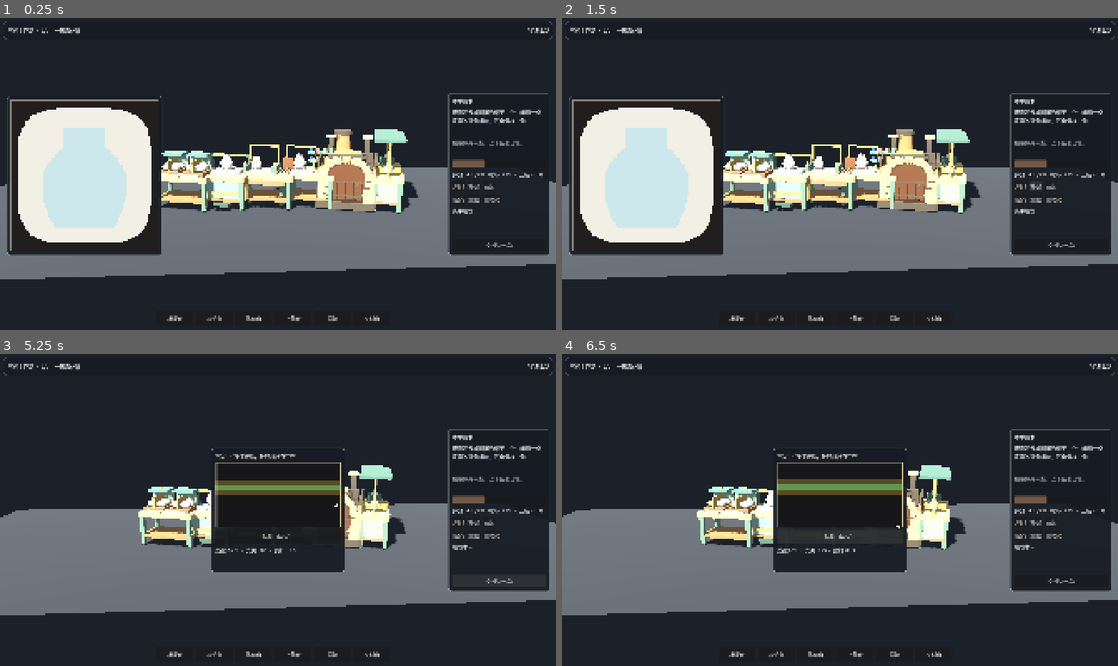
Above: before the commit, frames 1-4 (two rows, left to right).
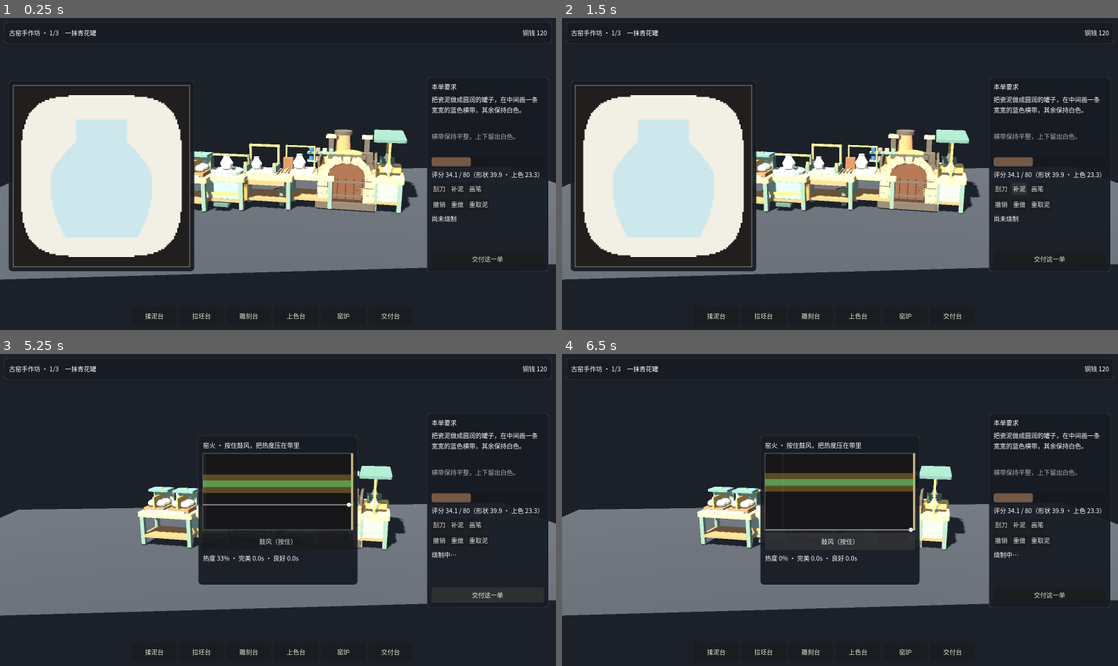
Above: after the commit, the same moments.

Repository: BMC-Gordon0921/Kiln-Day
Game: Godot game, scene res://scenes/boot/Boot.tscn
Two runs of this game, one before a commit and one after it. Both use one fixed random seed, a clock stepped at 60 frames per second and the inputs below.
Inputs:
- Up to frame 1 (0.25 s): no input
- Up to frame 2 (1.5 s): click "刮刀" at 0.5 s; click "补泥" at 1.25 s
- Up to frame 3 (5.25 s): click "画笔" at 2 s; click "撤销" at 2.75 s; click "重做" at 3.5 s; click "重取泥" at 4.25 s; click "交付这一单" at 5 s
- Up to frame 4 (6.5 s): click "鼓风（按住）" at 5.75 s

The runs differ from the first frame. In frame 1, 17% of the frame differs, in the area x 0-100%, y 1-98%; in frame 2, 17%; in frame 3, 11%; in frame 4, 11%.

Commit message:
feat(site): match legacy world framing and lighting
- SiteLayout ports the six station transforms from world.js
- OrbitCamera reproduces the orthographic framing formula and limits
- SiteWorld builds the island, benches and the calibrated light rig
- art/tools gains the parity scoring and bare-world capture helpers

Diff:
--- /dev/null
+++ b/game/core/site_layout.gd
@@ -0,0 +1,87 @@
+class_name SiteLayout
+extends RefCounted
+
+## Layout numbers copied from the three.js build (legacy/web-demo/src/world.js:26-33).
+## Changing a number here means the Godot scene no longer matches the reference.
+
+const STATIONS := [
+	{"id": "clay", "name": "取泥与订单", "x": -5.65, "z": -3.65, "w": 2.1, "d": 1.45,
+		"approach": Vector2(-5.65, -2.05), "label_y": 2.0},
+	{"id": "wheel", "name": "粗塑成形", "x": -2.7, "z": -3.65, "w": 1.8, "d": 1.6,
+		"approach": Vector2(-2.7, -1.95), "label_y": 2.05},
+	{"id": "carve", "name": "细节雕刻", "x": 0.4, "z": -3.65, "w": 2.35, "d": 1.45,
+		"approach": Vector2(0.4, -2.05), "label_y": 2.0},
+	{"id": "paint", "name": "手绘上色", "x": -1.25, "z": 1.35, "w": 2.4, "d": 1.45,
+		"approach": Vector2(-1.25, 2.95), "label_y": 1.9},
+	{"id": "kiln", "name": "瓷器窑炉", "x": -5.65, "z": 0.3, "w": 2.2, "d": 2.1,
+		"approach": Vector2(-3.95, 0.3), "label_y": 2.7},
+	{"id": "serve", "name": "评分与交付", "x": 3.2, "z": 0.0, "w": 1.25, "d": 3.1,
+		"approach": Vector2(1.7, 0.0), "label_y": 2.05},
+]
+
+## world.js: MIN/MAX of canMove() and the player capsule radius.
+const BOUND_MIN_X := -7.76
+const BOUND_MAX_X := 2.45
+const BOUND_MIN_Z := -4.9
+const BOUND_MAX_Z := 5.13
+const BODY_RADIUS := 0.37
+
+const PLAYER_SPAWN := Vector2(-4.55, -2.15)
+const PLAYER_FACING := -0.2
+const WALK_SPEED := 3.35
+const TURN_RATE := 15.0
+const WALK_STRIDE_RATE := 11.0
+const INTERACT_RADIUS := 1.04
+
+const CUSTOMERS := [
+	{"species": "rabbit", "x": 4.9, "z": -0.25, "coat": 0xb996a0},
+	{"species": "bear", "x": 4.95, "z": 1.65, "coat": 0xbc9d5e},
+	{"species": "cat", "x": 4.98, "z": 3.35, "coat": 0x92a292},
+]
+
+
+static func station(id: String) -> Dictionary:
+	for entry in STATIONS:
+		if entry["id"] == id:
+			return entry
+	return {}
+
+
+static func station_ids() -> PackedStringArray:
+	var ids := PackedStringArray()
+	for entry in STATIONS:
+		ids.append(entry["id"])
+	return ids
+
+
+## world.js canMove(): outer bounds plus one expanded rect per station.
+static func can_move(x: float, z: float) -> bool:
+	if x < BOUND_MIN_X or x > BOUND_MAX_X or z < BOUND_MIN_Z or z > BOUND_MAX_Z:
+		return false
+	for entry in STATIONS:
+		var half_w: float = entry["w"] * 0.5 + BODY_RADIUS
+		var half_d: float = entry["d"] * 0.5 + BODY_RADIUS
+		if absf(x - entry["x"]) < half_w and absf(z - entry["z"]) < half_d:
+			return false
+	return true
+
+
+## world.js nearest(): distance to the station rect (not its centre), first match wins.
+static func nearest(x: float, z: float, radius := INTERACT_RADIUS) -> Dictionary:
+	var best: Dictionary = {}
+	var best_distance := INF
+	for entry in STATIONS:
+		var dx: float = maxf(absf(x - entry["x"]) - entry["w"] * 0.5, 0.0)
+		var dz: float = maxf(absf(z - entry["z"]) - entry["d"] * 0.5, 0.0)
+		var distance := sqrt(dx * dx + dz * dz)
+		if distance < radius and distance < best_distance:
+			best = entry
+			best_distance = distance
+	return best
+
+
+static func approach(id: String) -> Vector2:
+	var entry := station(id)
+	if entry.is_empty():
+		return Vector2.ZERO
+	return entry["approach"]
--- a/game/project.godot
+++ b/game/project.godot
@@ -22,12 +22,12 @@
 
 [display]
 
-window/size/viewport_width=1920
-window/size/viewport_height=1080
-window/size/window_width_override=1280
-window/size/window_height_override=720
-window/stretch/mode="canvas_items"
-window/stretch/aspect="expand"
+window/size/viewport_width=1600
+window/size/viewport_height=900
+window/size/window_width_override=1600
+window/size/window_height_override=900
+window/stretch/mode="disabled"
+
 
 [file_customization]
 
--- /dev/null
+++ b/game/scenes/main/Main.tscn
@@ -0,0 +1,12 @@
+[gd_scene load_steps=2 format=3 uid="uid://bsitenmain01"]
+
+[ext_resource type="Script" path="res://scenes/main/main.gd" id="1_main"]
+
+[node name="Main" type="Control"]
+layout_mode = 3
+anchors_preset = 15
+anchor_right = 1.0
+anchor_bottom = 1.0
+grow_horizontal = 2
+grow_vertical = 2
+script = ExtResource("1_main")
--- /dev/null
+++ b/game/scenes/main/main.gd
@@ -0,0 +1,182 @@
+extends Control
+
+## Main scene shell: gradient backdrop + 3D site in a transparent SubViewport + HUD layer.
+## Mirrors the legacy DOM stack: #app gradient, #world-wrap canvas, task overlay above.
+
+const BACKDROP_INNER := Color("f4f0e0")
+const BACKDROP_OUTER := Color("e4e3d6")
+
+## Legacy #world-wrap box: top 95px, bottom 58px, right 265px (see legacy style.css).
+const TOPBAR_HEIGHT := 95.0
+const BOTTOMBAR_HEIGHT := 58.0
+const RIGHT_RAIL_WIDTH := 265.0
+const MIN_WORLD_HEIGHT := 760.0
+
+const BACKDROP_SHADER := """
+shader_type canvas_item;
+uniform vec4 inner : source_color = vec4(0.957, 0.941, 0.878, 1.0);
+uniform vec4 outer : source_color = vec4(0.894, 0.890, 0.839, 1.0);
+uniform vec2 center = vec2(0.4, 0.5);
+uniform float radius = 0.78;
+void fragment() {
+    vec2 uv = SCREEN_UV - center;
+    uv.x *= 0.92;
+    float d = clamp(length(uv) / radius, 0.0, 1.0);
+    COLOR = vec4(mix(inner.rgb, outer.rgb, smoothstep(0.0, 1.0, d)), 1.0);
+}
+"""
+
+var world: SiteWorld
+var world_view: SubViewportContainer
+var world_viewport: SubViewport
+var hud: CanvasLayer
+var debug_label: Label
+
+var _shot_path := ""
+var _shot_frames := 40
+
+
+func _ready() -> void:
+	_build_backdrop()
+	_build_world()
+	_build_hud()
+	_resize()
+	get_viewport().size_changed.connect(_resize)
+	call_deferred("_start")
+
+
+func _build_backdrop() -> void:
+	var backdrop := ColorRect.new()
+	backdrop.name = "Backdrop"
+	backdrop.set_anchors_and_offsets_preset(Control.PRESET_FULL_RECT)
+	backdrop.mouse_filter = Control.MOUSE_FILTER_IGNORE
+	var material := ShaderMaterial.new()
+	var shader := Shader.new()
+	shader.code = BACKDROP_SHADER
+	material.shader = shader
+	material.set_shader_parameter("inner", BACKDROP_INNER)
+	material.set_shader_parameter("outer", BACKDROP_OUTER)
+	backdrop.material = material
+	add_child(backdrop)
+
+
+func _build_world() -> void:
+	var container := SubViewportContainer.new()
+	container.name = "WorldView"
+	container.set_anchors_and_offsets_preset(Control.PRESET_FULL_RECT)
+	container.stretch = true
+	container.mouse_filter = Control.MOUSE_FILTER_PASS
+	add_child(container)
+	world_view = container
+
+	world_viewport = SubViewport.new()
+	world_viewport.name = "SubViewport"
+	world_viewport.transparent_bg = true
+	world_viewport.own_world_3d = true
+	world_viewport.msaa_3d = Viewport.MSAA_2X
+	world_viewport.render_target_update_mode = SubViewport.UPDATE_ALWAYS
+	container.add_child(world_viewport)
+
+	world = SiteWorld.new()
+	world.name = "SiteWorld"
+	world_viewport.add_child(world)
+
+
+## Keep the 3D viewport inside the same rectangle as the legacy #world-wrap.
+func _layout_world() -> void:
+	if world_view == null:
+		return
+	var size := get_viewport_rect().size
+	var top := TOPBAR_HEIGHT
+	var bar := BOTTOMBAR_HEIGHT
+	var rail := RIGHT_RAIL_WIDTH
+	if size.y <= 760.0:
+		top = 79.0
+	if size.x <= 1100.0:
+		rail = 220.0
+	world_view.offset_left = 0.0
+	world_view.offset_top = top
+	world_view.offset_right = -rail
+	world_view.offset_bottom = -bar
+
+
+func _build_hud() -> void:
+	hud = CanvasLayer.new()
+	hud.name = "HUD"
+	add_child(hud)
+	debug_label = Label.new()
+	debug_label.name = "DebugLabel"
+	debug_label.position = Vector2(16, 16)
+	debug_label.add_theme_color_override("font_color", Color(0.23, 0.26, 0.23))
+	debug_label.visible = OS.get_cmdline_user_args().has("hud")
+	hud.add_child(debug_label)
+
+
+func _resize() -> void:
+	_layout_world()
+	if world == null or world.camera == null or world_view == null:
+		return
+	var size := world_view.size
+	world.camera.apply_viewport(size.x, size.y)
+	debug_label.text = "%d x %d" % [int(size.x), int(size.y)]
+
+
+func _start() -> void:
+	var args := OS.get_cmdline_user_args()
+	for arg in args:
+		if arg.begins_with("shot="):
+			_shot_path = arg.substr(5)
+		elif arg.begins_with("level="):
+			world.set_bench_level(int(arg.substr(6)))
+		elif arg.begins_with("shade="):
+			var parts := arg.substr(6).split(",")
+			if parts.size() == 3:
+				world.set_lighting(float(parts[0]), float(parts[1]), float(parts[2]))
+	_resize()
+	if world.site_root == null:
+		print("[Site] SITE_FAIL 站点模型未加载")
+		return
+	if world.camera:
+		print("[Site] CAM size=%.4f viewport=%s pos=%s" % [
+			world.camera.size, world_view.size, world.camera.position])
+	if OS.get_cmdline_user_args().has("project"):
+		if world._key_light:
+			print("[Site] SHADOW enabled=%s energy=%.2f" % [
+				world._key_light.shadow_enabled, world._key_light.light_energy])
+		var casters := 0
+		var receivers := 0
+		var stack: Array[Node] = [world]
+		while not stack.is_empty():
+			var node: Node = stack.pop_back()
+			if node is MeshInstance3D:
+				var mi := node as MeshInstance3D
+				if mi.cast_shadow != GeometryInstance3D.SHADOW_CASTING_SETTING_OFF:
+					casters += 1
+				if mi.get_meta("receive", true):
+					receivers += 1
+			for child in node.get_children():
+				stack.append(child)
+		print("[Site] CASTERS=%d" % casters)
+		for entry in SiteLayout.STATIONS:
+			var pos := Vector3(entry["x"], SiteWorld.SITE_LIFT, entry["z"])
+			var screen: Vector2 = world.camera.unproject_position(pos)
+			print("[Site] PROJ %s %.2f %.2f" % [entry["id"], screen.x, screen.y])
+		var corner := world.camera.unproject_position(Vector3(-10.0, SiteWorld.SITE_LIFT, 8.0))
+		print("[Site] PROJ island_corner %.2f %.2f" % [corner.x, corner.y])
+		get_tree().quit()
+	var box := world.site_bounds()
+	print("[Site] SITE_OK %s bounds=(%.2f, %.2f, %.2f)-(%.2f, %.2f, %.2f)" % [
+		world.SITE_ID, box.position.x, box.position.y, box.position.z,
+		box.end.x, box.end.y, box.end.z])
+	if _shot_path.is_empty():
+		return
+	await _capture()
+
+
+func _capture() -> void:
+	for i in _shot_frames:
+		await get_tree().process_frame
+	var image := get_viewport().get_texture().get_image()
+	var error := image.save_png(_shot_path)
+	print("[Site] SHOT_OK %s err=%d" % [_shot_path, error])
+	get_tree().quit()
--- /dev/null
+++ b/game/scenes/site/orbit_camera.gd
@@ -0,0 +1,130 @@
+class_name OrbitCamera
+extends Camera3D
+
+## Orbit camera matching legacy/web-demo/src/world.js:164-200.
+## three.js builds the position from spherical coordinates around TARGET; Godot's
+## orthographic `size` plays the role of `camera.zoom`.
+
+const TARGET := Vector3(-0.2, 0.7, -0.7)
+const HOME_EYE := Vector3(10.0, 17.0, 20.0)
+const POLAR_MIN := 0.4188790204786391   # deg_to_rad(24)
+const POLAR_MAX := 1.5707963267948966   # PI/2
+const ZOOM_MIN := 0.62
+const ZOOM_MAX := 2.6
+const DRAG_AZIMUTH := 0.0062
+const DRAG_POLAR := 0.005
+const WHEEL_ZOOM := 0.0012
+const HOME_DURATION := 0.65
+const MIN_VIEW_HEIGHT := 15.8
+const ASPECT_NUMERATOR := 24.0
+
+var azimuth := 0.0
+var polar := 0.0
+var radius := 28.0
+var zoom := 1.0
+var view_height := MIN_VIEW_HEIGHT
+var interaction_enabled := true
+
+var _home_azimuth := 0.0
+var _home_polar := 0.0
+var _home_radius := 28.0
+var _dragging := false
+var _tween: Tween
+
+
+func _ready() -> void:
+	projection = PROJECTION_ORTHOGONAL
+	keep_aspect = KEEP_HEIGHT
+	near = 0.1
+	far = 140.0
+	var offset := HOME_EYE - TARGET
+	_home_radius = offset.length()
+	_home_azimuth = atan2(offset.x, offset.z)
+	_home_polar = acos(clampf(offset.y / _home_radius, -1.0, 1.0))
+	go_home(true)
+
+
+func go_home(immediate := false) -> void:
+	if immediate:
+		azimuth = _home_azimuth
+		polar = _home_polar
+		radius = _home_radius
+		zoom = 1.0
+		apply()
+		return
+	_animate(_home_azimuth, _home_polar, 1.0)
+
+
+func is_home() -> bool:
+	return absf(azimuth - _home_azimuth) < 0.0005 and absf(zoom - 1.0) < 0.0005
+
+
+func apply() -> void:
+	var s := sin(polar)
+	var c := cos(polar)
+	position = Vector3(
+		TARGET.x + radius * s * sin(azimuth),
+		TARGET.y + radius * c,
+		TARGET.z + radius * s * cos(azimuth)
+	)
+	look_at(TARGET, Vector3.UP)
+	size = view_height / zoom
+
+
+func apply_viewport(width: float, height: float, preview := false) -> void:
+	var aspect: float = maxf(width, 1.0) / maxf(height, 1.0)
+	var base: float = maxf(23.0, 32.0 / aspect) if preview else maxf(MIN_VIEW_HEIGHT, ASPECT_NUMERATOR / aspect)
+	view_height = base
+	apply()
+
+
+func _animate(to_azimuth: float, to_polar: float, to_zoom: float) -> void:
+	var delta := euclidean_modulo(to_azimuth - azimuth + PI, TAU) - PI
+	if _tween and _tween.is_valid():
+		_tween.kill()
+	_tween = create_tween()
+	_tween.tween_method(_step_tween.bind(azimuth, azimuth + delta, polar, to_polar, zoom, to_zoom), 0.0, 1.0, HOME_DURATION)
+
+
+func _step_tween(progress: float, from_az: float, to_az: float, from_polar: float, to_polar: float, from_zoom: float, to_zoom: float) -> void:
+	var eased := progress * progress * (3.0 - 2.0 * progress)
+	azimuth = lerpf(from_az, to_az, eased)
+	polar = lerpf(from_polar, to_polar, eased)
+	zoom = lerpf(from_zoom, to_zoom, eased)
+	apply()
+
+
+func _unhandled_input(event: InputEvent) -> void:
+	if not interaction_enabled:
+		return
+	if event is InputEventMouseButton:
+		var button := event as InputEventMouseButton
+		if button.button_index == MOUSE_BUTTON_LEFT:
+			_dragging = button.pressed
+			get_viewport().set_input_as_handled()
+		elif button.pressed and button.button_index == MOUSE_BUTTON_WHEEL_UP:
+			_zoom_by(WHEEL_ZOOM * 60.0)
+			get_viewport().set_input_as_handled()
+		elif button.pressed and button.button_index == MOUSE_BUTTON_WHEEL_DOWN:
+			_zoom_by(-WHEEL_ZOOM * 60.0)
+			get_viewport().set_input_as_handled()
+	elif event is InputEventMouseMotion and _dragging:
+		var motion := event as InputEventMouseMotion
+		if _tween and _tween.is_valid():
+			_tween.kill()
+		azimuth -= motion.relative.x * DRAG_AZIMUTH
+		polar = clampf(polar + motion.relative.y * DRAG_POLAR, POLAR_MIN, POLAR_MAX)
+		apply()
+		get_viewport().set_input_as_handled()
+
+
+func _zoom_by(amount: float) -> void:
+	if _tween and _tween.is_valid():
+		_tween.kill()
+	zoom = clampf(zoom * exp(amount), ZOOM_MIN, ZOOM_MAX)
+	apply()
+
+
+static func euclidean_modulo(value: float, modulus: float) -> float:
+	var r := fmod(value, modulus)
+	return r + modulus if r < 0.0 else r
--- /dev/null
+++ b/game/scenes/site/site_world.gd
@@ -0,0 +1,198 @@
+class_name SiteWorld
+extends Node3D
+
+## The playable diorama: site mesh + six workbenches + lighting + camera.
+## Geometry and lighting numbers come from legacy/web-demo/src/world.js.
+
+const SITE_ID := "guyao"
+const SITE_LIFT := 0.09
+
+const SITE_PATH := "res://assets/models/maps/%s.glb"
+const BENCH_PATH := "res://assets/models/workbenches/%s.glb"
+
+const HEMI_SKY := Color("fff6dc")
+const HEMI_GROUND := Color("a7aa90")
+const KEY_COLOR := Color("ffe3b3")
+const FILL_COLOR := Color("d3e6df")
+const KEY_POSITION := Vector3(-3.0, 14.0, 7.0)
+
+## Calibrated against the legacy capture (see art/tools/parity_score.py). three.js
+## intensities do not transfer 1:1, so these are measured, not copied.
+const AMBIENT_ENERGY := 0.26
+const KEY_ENERGY := 0.84
+const FILL_ENERGY := 0.20
+const FILL_POSITION := Vector3(8.0, 7.0, -5.0)
+
+var camera: OrbitCamera
+var content: Node3D
+var site_root: Node3D
+var bench_roots: Dictionary = {}
+var environment: Environment
+
+var _key_light: DirectionalLight3D
+var _fill_light: DirectionalLight3D
+var _bench_level := 1
+var _bounds := AABB()
+var _bounds_found := false
+
+
+func _ready() -> void:
+	build()
+
+
+func build() -> void:
+	content = Node3D.new()
+	content.name = "Content"
+	content.position = Vector3(0.0, SITE_LIFT, 0.0)
+	add_child(content)
+
+	_build_environment()
+	_build_lights()
+	_build_site()
+	_build_benches()
+	_build_camera()
+	if camera:
+		camera.apply()
+
+
+func _build_environment() -> void:
+	var world := WorldEnvironment.new()
+	world.name = "WorldEnvironment"
+	environment = Environment.new()
+	environment.background_mode = Environment.BG_CLEAR_COLOR
+	environment.ambient_light_source = Environment.AMBIENT_SOURCE_COLOR
+	environment.ambient_light_color = HEMI_SKY
+	environment.ambient_light_energy = AMBIENT_ENERGY
+	environment.tonemap_mode = Environment.TONE_MAPPER_ACES
+	environment.tonemap_exposure = 1.02
+	world.environment = environment
+	add_child(world)
+
+
+func _build_lights() -> void:
+	_key_light = DirectionalLight3D.new()
+	_key_light.name = "KeyLight"
+	_key_light.light_color = KEY_COLOR
+	_key_light.light_energy = KEY_ENERGY
+	_key_light.shadow_enabled = true
+	_key_light.directional_shadow_mode = DirectionalLight3D.SHADOW_ORTHOGONAL
+	_key_light.directional_shadow_max_distance = 45.0
+	_key_light.shadow_bias = -0.0002
+	_key_light.shadow_normal_bias = 0.045
+	_key_light.shadow_blur = 0.5
+	content.add_child(_key_light)
+	_key_light.look_at_from_position(KEY_POSITION, Vector3.ZERO, Vector3.UP)
+
+	_fill_light = DirectionalLight3D.new()
+	_fill_light.name = "FillLight"
+	_fill_light.light_color = FILL_COLOR
+	_fill_light.light_energy = FILL_ENERGY
+	_fill_light.shadow_enabled = false
+	content.add_child(_fill_light)
+	_fill_light.look_at_from_position(FILL_POSITION, Vector3.ZERO, Vector3.UP)
+
+
+func _build_site() -> void:
+	site_root = _instantiate(SITE_PATH % SITE_ID)
+	if site_root == null:
+		push_error("[SiteWorld] SITE_FAIL missing " + SITE_PATH % SITE_ID)
+		return
+	site_root.name = SITE_ID
+	content.add_child(site_root)
+
+
+func _build_benches() -> void:
+	for entry in SiteLayout.STATIONS:
+		var id: String = entry["id"]
+		var root := _instantiate(BENCH_PATH % id)
+		if root == null:
+			push_error("[SiteWorld] BENCH_FAIL missing " + BENCH_PATH % id)
+			continue
+		root.name = id
+		root.position = Vector3(entry["x"], 0.0, entry["z"])
+		content.add_child(root)
+		bench_roots[id] = root
+		apply_bench_level(_bench_level)
+
+
+func _instantiate(path: String) -> Node3D:
+	if not ResourceLoader.exists(path):
+		return null
+	var packed := load(path)
+	if packed == null or not packed.can_instantiate():
+		return null
+	return packed.instantiate() as Node3D
+
+
+func set_bench_level(level: int) -> void:
+	_bench_level = maxi(1, level)
+	apply_bench_level(_bench_level)
+
+
+## Calibration hook: the legacy three.js intensities are not directly transferable,
+## so the parity harness sweeps these three numbers and keeps the best match.
+func set_lighting(ambient_energy: float, key_energy: float, fill_energy: float) -> void:
+	if environment:
+		environment.ambient_light_energy = ambient_energy
+	if _key_light:
+		_key_light.light_energy = key_energy
+	if _fill_light:
+		_fill_light.light_energy = fill_energy
+
+
+func apply_bench_level(level: int) -> void:
+	for id in bench_roots:
+		_apply_tier_visibility(bench_roots[id], level)
+
+
+## Bench props carry a `tier` meta from the Blender export: base / upgrade1 / upgrade2.
+func _apply_tier_visibility(node: Node, level: int) -> void:
+	if node.has_meta("tier"):
+		var tier: String = str(node.get_meta("tier"))
+		var needed := 1
+		if tier == "upgrade1":
+			needed = 2
+		elif tier == "upgrade2":
+			needed = 3
+		node.visible = level >= needed
+		if not node.visible:
+			return
+	for child in node.get_children():
+		_apply_tier_visibility(child, level)
+
+
+func _build_camera() -> void:
+	camera = OrbitCamera.new()
+	camera.name = "Camera"
+	add_child(camera)
+	camera.apply_viewport(
+		ProjectSettings.get_setting("display/window/size/viewport_width", 1600),
+		ProjectSettings.get_setting("display/window/size/viewport_height", 900)
+	)
+
+
+## Combined world-space bounds of the site mesh, used by tests and the lab view.
+func site_bounds() -> AABB:
+	if site_root == null:
+		return AABB()
+	_bounds_found = false
+	_bounds = AABB()
+	_collect_bounds(site_root, Transform3D.IDENTITY)
+	return _bounds
+
+
+func _collect_bounds(node: Node, parent_xform: Transform3D) -> void:
+	var xform := parent_xform
+	if node is Node3D:
+		xform = parent_xform * (node as Node3D).transform
+	if node is MeshInstance3D:
+		var mesh_instance := node as MeshInstance3D
+		if mesh_instance.mesh:
+			var box: AABB = xform * mesh_instance.get_aabb()
+			if _bounds_found:
+				_bounds = _bounds.merge(box)
+			else:
+				_bounds = box
+				_bounds_found = true
+	for child in node.get_children():
+		_collect_bounds(child, xform)
--- /dev/null
+++ b/game/tests/tools/dump_bounds.gd
@@ -0,0 +1,51 @@
+extends SceneTree
+
+## Debug helper: print the largest mesh AABBs of an imported GLB (res:// path in args).
+
+var rows := []
+
+
+func _initialize() -> void:
+	var path := "res://assets/models/maps/guyao.glb"
+	var args := OS.get_cmdline_user_args()
+	if args.size() > 0:
+		path = args[0]
+	var packed := load(path)
+	if packed == null:
+		print("LOAD_FAIL " + path)
+		quit(1)
+		return
+	var root: Node = packed.instantiate()
+	_walk(root, Transform3D.IDENTITY, "")
+	rows.sort_custom(func(a, b): return a[0] > b[0])
+	for i in mini(14, rows.size()):
+		print("%10.3f  %s" % [rows[i][0], rows[i][1]])
+	var total := AABB()
+	var first := true
+	for row in rows:
+		var box: AABB = row[2]
+		if first:
+			total = box
+			first = false
+		else:
+			total = total.merge(box)
+	print("TOTAL (%.3f, %.3f, %.3f)-(%.3f, %.3f, %.3f) meshes=%d" % [
+		total.position.x, total.position.y, total.position.z,
+		total.end.x, total.end.y, total.end.z, rows.size()])
+	root.free()
+	quit(0)
+
+
+func _walk(node: Node, parent_xform: Transform3D, path: String) -> void:
+	var xform := parent_xform
+	if node is Node3D:
+		xform = parent_xform * (node as Node3D).transform
+	var here := path + "/" + node.name
+	if node is MeshInstance3D:
+		var mi := node as MeshInstance3D
+		if mi.mesh:
+			var box: AABB = xform * mi.get_aabb()
+			var volume: float = box.size.x * box.size.y * box.size.z
+			rows.append([volume, here, box])
+	for child in node.get_children():
+		_walk(child, xform, here)
--- /dev/null
+++ b/game/tests/tools/dump_node.gd
@@ -0,0 +1,39 @@
+extends SceneTree
+
+## Debug helper: print node transforms and mesh AABBs for names matching a filter.
+## usage: --script res://tests/tools/dump_node.gd -- <glb> <substring>
+
+func _initialize() -> void:
+	var args := OS.get_cmdline_user_args()
+	var path := args[0] if args.size() > 0 else "res://assets/models/maps/guyao.glb"
+	var needle := args[1] if args.size() > 1 else "island"
+	var packed := load(path)
+	if packed == null:
+		print("LOAD_FAIL")
+		quit(1)
+		return
+	var root: Node = packed.instantiate()
+	_walk(root, Transform3D.IDENTITY, "", needle)
+	root.free()
+	quit(0)
+
+
+func _walk(node: Node, parent_xform: Transform3D, path: String, needle: String) -> void:
+	var xform := parent_xform
+	if node is Node3D:
+		xform = parent_xform * (node as Node3D).transform
+	var here := path + "/" + node.name
+	if node is MeshInstance3D and needle.to_lower() in node.name.to_lower():
+		var mi := node as MeshInstance3D
+		var local: AABB = mi.get_aabb()
+		var world: AABB = xform * local
+		print("NODE %s" % here)
+		print("  xform.origin=%s scale=%s" % [xform.origin, xform.basis.get_scale()])
+		print("  local aabb=(%.2f,%.2f,%.2f)-(%.2f,%.2f,%.2f)" % [
+			local.position.x, local.position.y, local.position.z,
+			local.end.x, local.end.y, local.end.z])
+		print("  world aabb=(%.2f,%.2f,%.2f)-(%.2f,%.2f,%.2f)" % [
+			world.position.x, world.position.y, world.position.z,
+			world.end.x, world.end.y, world.end.z])
+	for child in node.get_children():
+		_walk(child, xform, here, needle)
--- /dev/null
+++ b/game/tests/tools/dump_shadows.gd
@@ -0,0 +1,25 @@
+extends SceneTree
+
+## Print cast_shadow for the first meshes of one GLB (shadow debugging).
+
+func _initialize() -> void:
+	var path := "res://assets/models/workbenches/clay.glb"
+	var packed := load(path)
+	if packed == null:
+		print("LOAD_FAIL")
+		quit(1)
+		return
+	var root: Node = packed.instantiate()
+	var shown := 0
+	var stack: Array[Node] = [root]
+	while not stack.is_empty() and shown < 6:
+		var node: Node = stack.pop_back()
+		if node is MeshInstance3D:
+			var mi := node as MeshInstance3D
+			print("MESH %s cast=%d" % [mi.name, mi.cast_shadow])
+			shown += 1
+		for child in node.get_children():
+			stack.append(child)
+	print("MESHES %d" % shown)
+	root.free()
+	quit(0)
Not shown, added: game/core/site_layout.gd.uid
Not shown, added: game/scenes/main/main.gd.uid
Not shown, added: game/scenes/site/orbit_camera.gd.uid
Not shown, added: game/scenes/site/site_world.gd.uid
Not shown, added: game/tests/tools/dump_bounds.gd.uid
Not shown, added: game/tests/tools/dump_node.gd.uid
Not shown, added: game/tests/tools/dump_shadows.gd.uid
